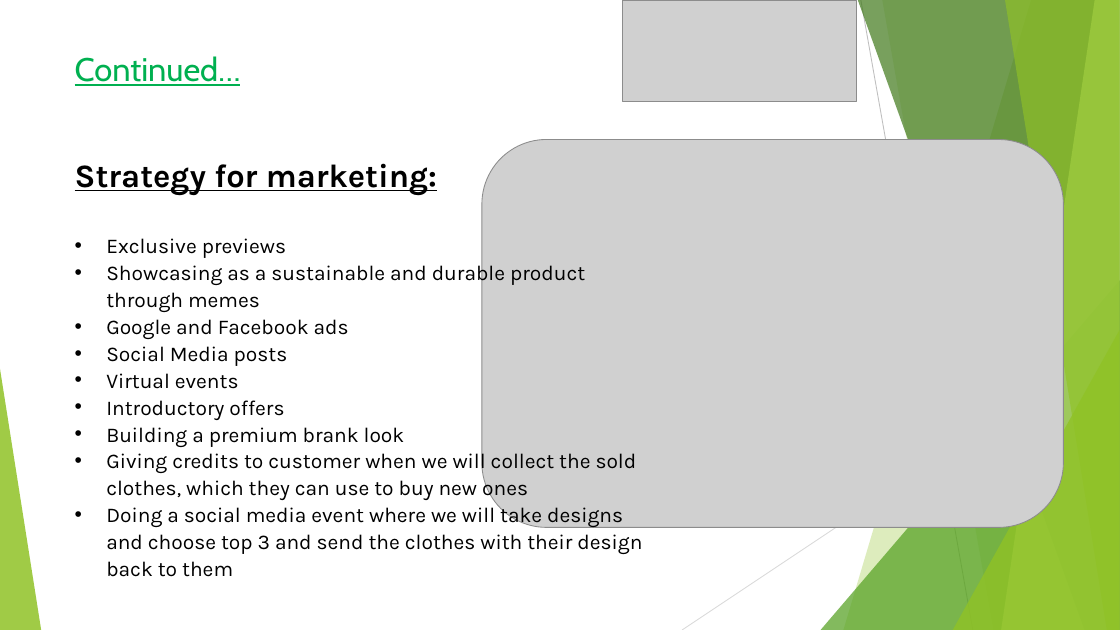
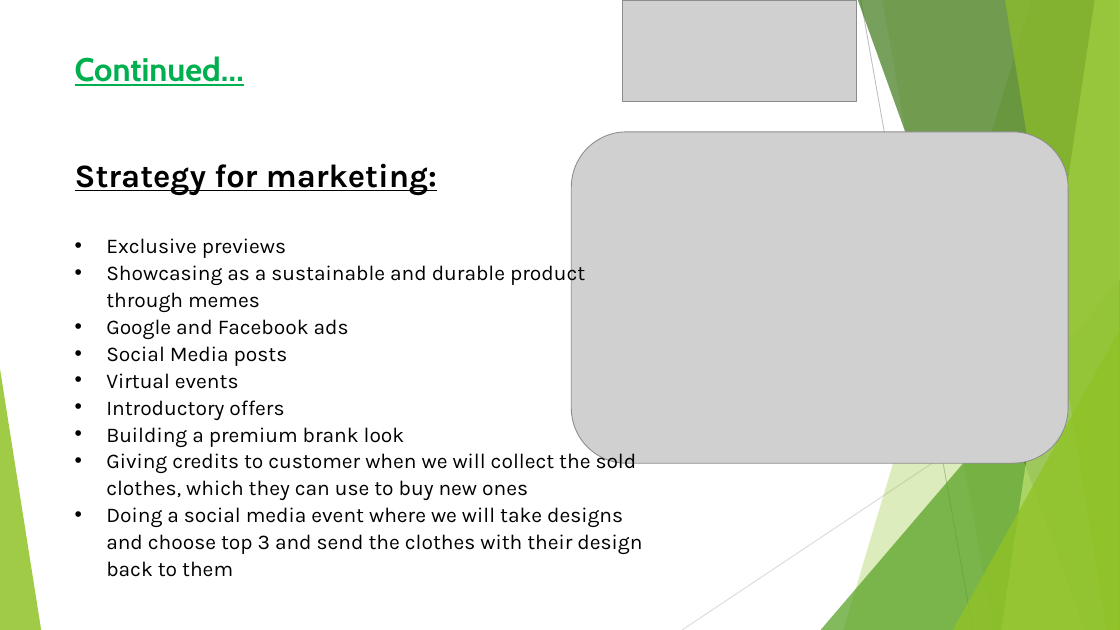
Before and after one commit to subhro1530/Hult-Prize, a slide deck: slide 9 of Demonstration.pptx. Drawn at 1120x630 pixels with LibreOffice and Linux fonts; fonts in the diff are those of the drawing; grey boxes stand for pictures. Boxes give left, top, right and bottom in pixels: in the first picture for what was removed or moved away, otherwise in the second. Text is boxed around its words. In the diff, an @@ line names an element or a change of style, - is before the commit and + after.

```diff
--- a/Demonstration.pptx
+++ b/Demonstration.pptx
@@ text "Continued…" at (75, 56, 244, 86): bold on @@
@@ picture: place and size @@
-picture at (482, 139, 1064, 528)
+picture at (571, 132, 1068, 463)
```
Also in this commit, not shown: 9 other slides changed, 6 slides added, 2 slides removed.
